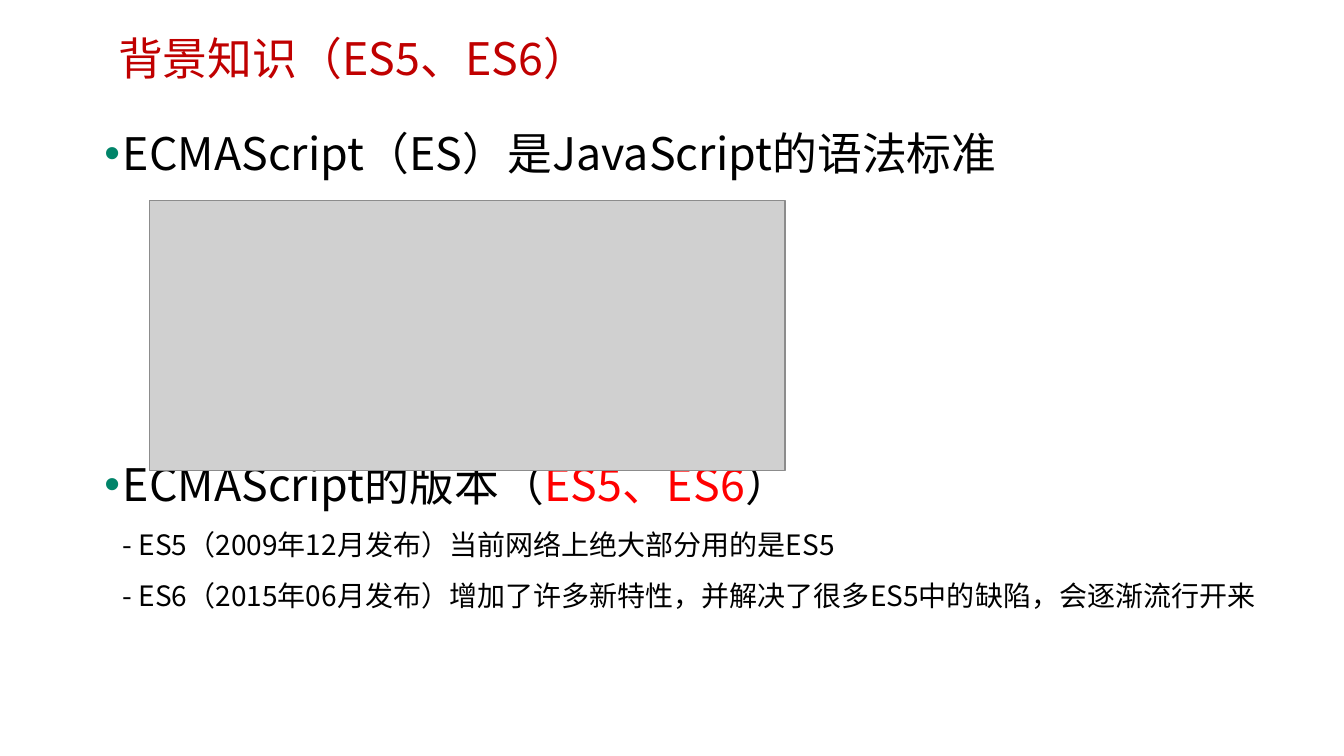
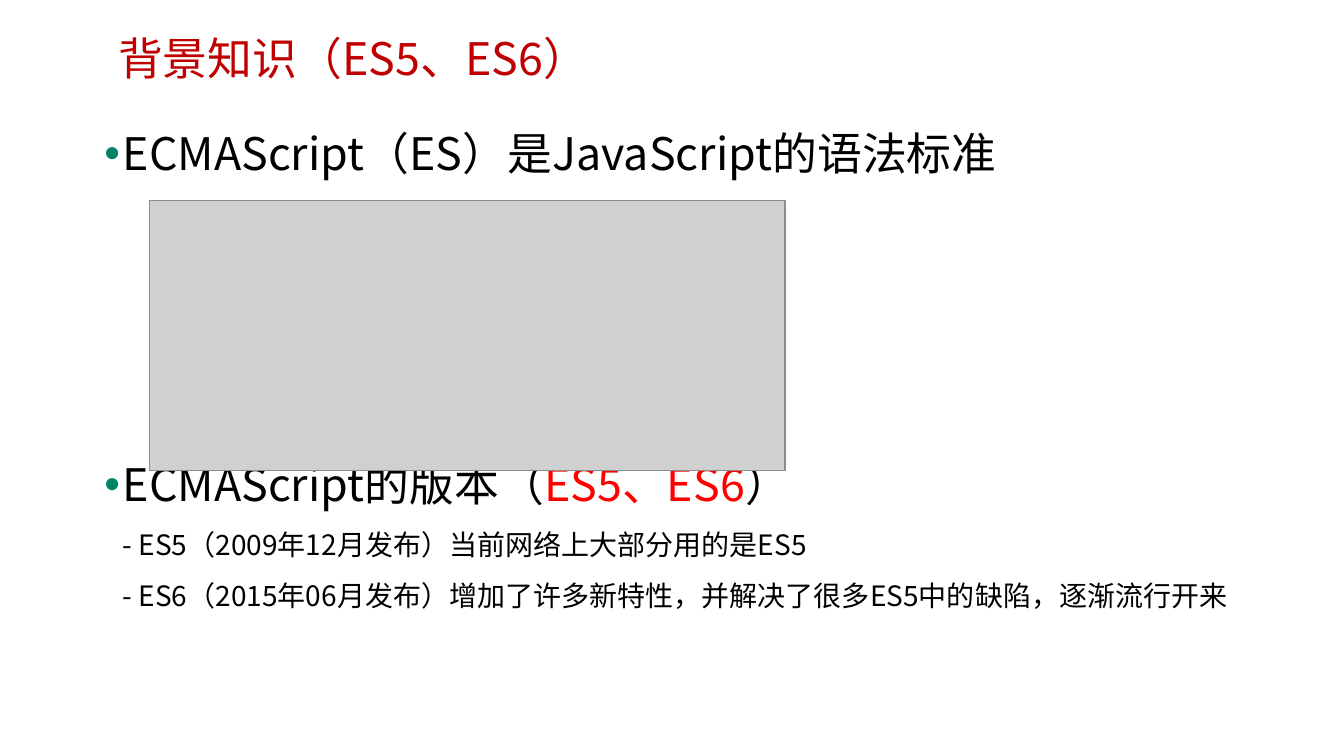
Before and after one commit to edu2act/course-javascript-advanced, a slide deck: slide 4 of 课程PPT/01.JavaScript发展历程及语言特点.pptx. Drawn at 1344x756 pixels with LibreOffice and Linux fonts; fonts in the diff are those of the drawing; grey boxes stand for pictures; background and template pictures are left out. Boxes give left, top, right and bottom in pixels: in the first picture for what was removed or moved away, otherwise in the second. Text is boxed around its words. In the diff, an @@ line names an element or a change of style, - is before the commit and + after.

```diff
--- a/课程PPT/01.JavaScript发展历程及语言特点.pptx
+++ b/课程PPT/01.JavaScript发展历程及语言特点.pptx
@@ text at box(123, 456, 1228, 609): text changed @@
-• ECMAScript的版本（ES5、ES6）
-  - ES5（2009年12月发布）当前网络上绝大部分用的是ES5
-  - ES6（2015年06月发布）增加了许多新特性，并解决了很多ES5中的缺陷，会逐渐流行开来
+• ECMAScript的版本（ES5、ES6）
+  - ES5（2009年12月发布）当前网络上大部分用的是ES5
+  - ES6（2015年06月发布）增加了许多新特性，并解决了很多ES5中的缺陷，逐渐流行开来
```
Also in this commit, not shown: 6 other slides changed, 1 slide removed, 3 other files.
